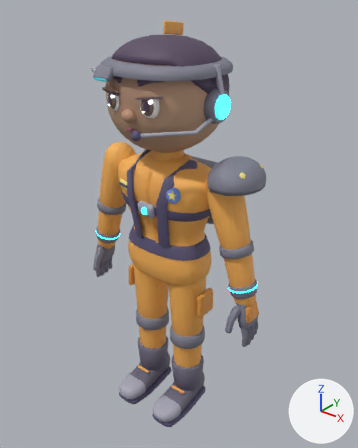
An edit to the glTF model art/models/operator_mech_jockey.glb, drawn before and after from the same camera.
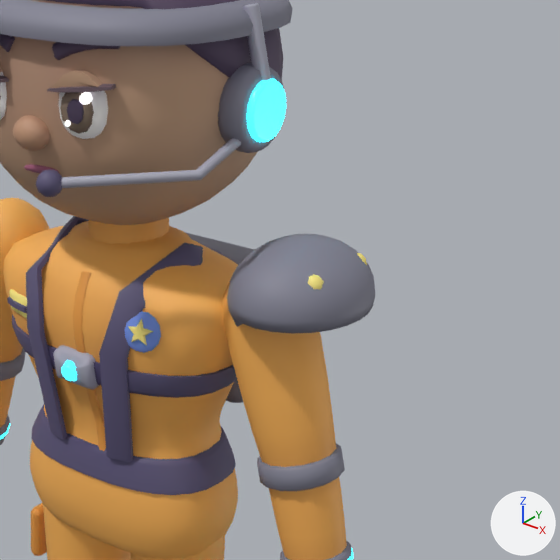
Each version appears first whole from a 50 mm lens placed at (1.386, -1.652, 2.085), pointed at (0.023, 0.051, 1.029), and next in a close-up on the part from 32% to 95% of the width and 14% to 64% of the height. Arrows for +X, +Y and +Z are at lower right; the lights stay in place. The first two pictures are the older version. Vertices at exactly the same position are counted once.

Objects in the first close-up: 'Body'.
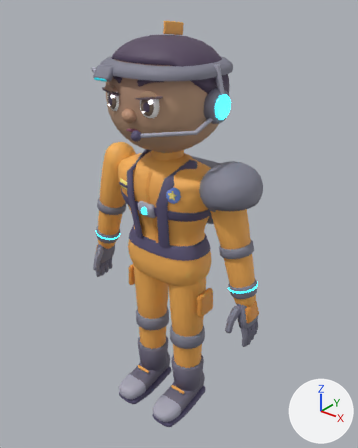
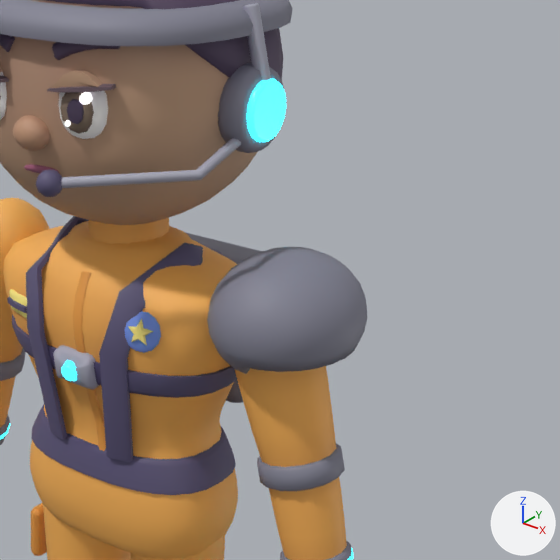
Edits to the bpy script that builds the scene:
```text
Change me_body:
    used by ob_body; location = (0.0, 0.0, 0.0)
    remove me_body.from_pydata(...)  # 9542 vertices, 18448 faces; spans x -0.5..0.5, y -0.3..0.3, z 0.0..1.95
    add me_body.from_pydata(...)  # 9598 vertices, 18560 faces; spans x -0.5..0.5, y -0.3..0.3, z 0.0..1.95
    me_body part 1: 7 vertices moved within x 0.29..0.43, y -0.1..0.1, z 1.35..1.42; 494 vertices removed from x 0.26..0.49, y -0.14..0.14, z 1.31..1.45; 446 vertices added at x 0.22..0.47, y -0.15..0.15, z 1.24..1.42
    me_body part 2: 112 kept faces spanning x 0.23..0.43, y -0.08..0.08, z 1.11..1.38 get new vertex colours; the middle colour goes from orange #fab458 to orange #eea853
    other edits to the shape of me_body do not show in these pictures
```

Changed parts and their boxes (x1, y1, x2, y2) in the close-ups (560 x 560 px; the box of a moved part takes in the faces that stretch with it):
'Body', reshaped: before (0, 0, 375, 560); after (0, 0, 367, 560)
part 1 of me_body, moved or reshaped: before (227, 234, 375, 334); after (207, 247, 367, 374)
part 2 of me_body, recoloured: before (223, 282, 326, 433); after (235, 366, 326, 433)
